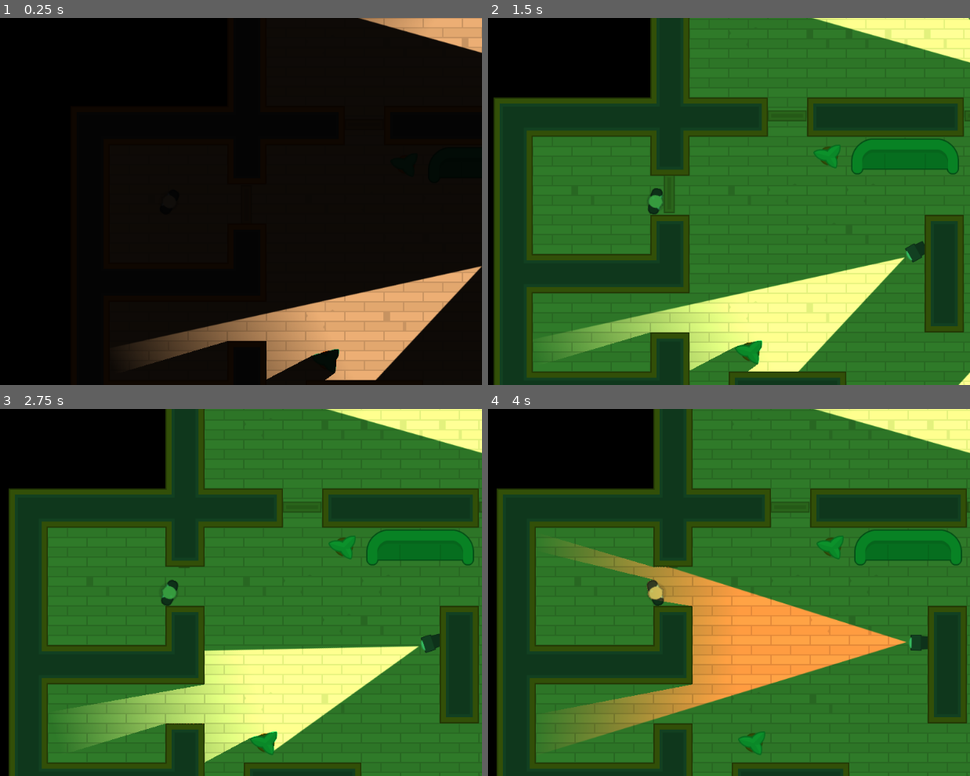
Above: before the commit, frames 1-4 (two rows, left to right).
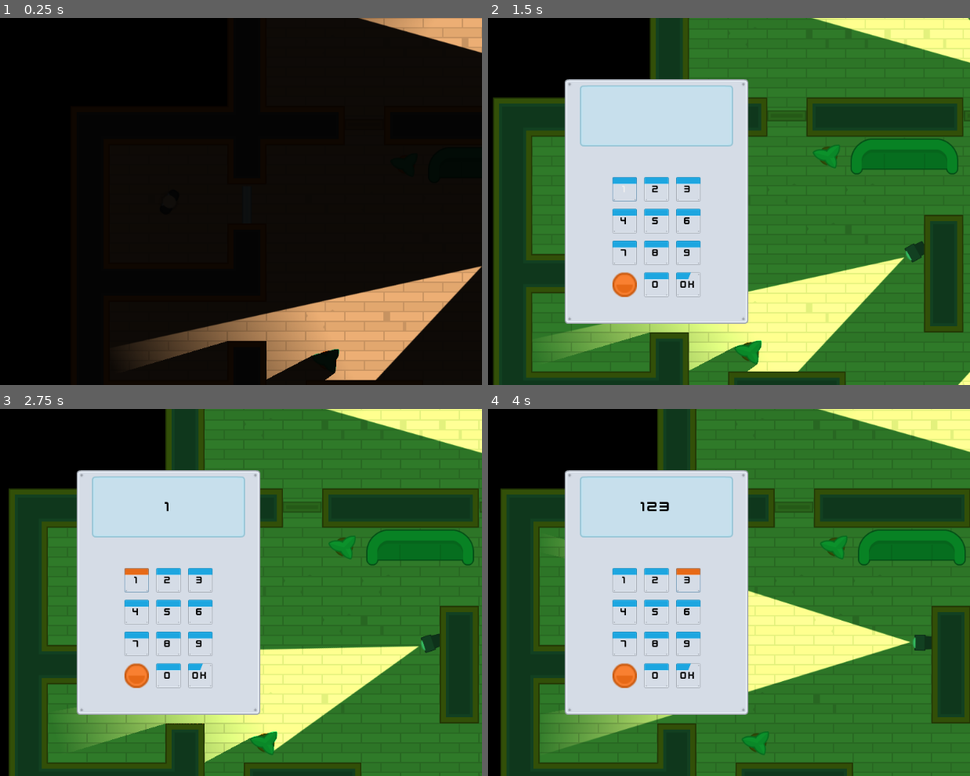
Above: after the commit, the same moments.

Repository: alexandrepeluchi/godot-udemy
Game: Godot game, scene res://Levels/Level1.tscn
The game is run twice, just before and just after one commit, with the same random seed, the same clock (stepped at 60 frames per second) and the same inputs.
Inputs (mouse positions are in pixels of both pictures, inside the frame that each line leads up to):
- Up to frame 1 (0.25 s): no input
- Up to frame 2 (1.5 s): tap Enter at 0.5 s; move the mouse to (854, 124) at 0.52 s; hold D (move_right) 0.53-1.28 s; hold Space (toggle_vision_mode) 0.53-1.28 s; click (854, 124) at 0.67 s; move the mouse to (671, 205) at 1.27 s; hold S (move_down) from 1.28 s (still down); tap Space (toggle_vision_mode) at 1.35 s; click (671, 205) at 1.42 s
- Up to frame 3 (2.75 s): release S (move_down) at 2 s; click (134, 581) at 2 s, where only the run after the commit has a clickable "1"
- Up to frame 4 (4 s): click (656, 581) at 2.75 s, where only the run after the commit has a clickable "2"; click (690, 581) at 3.5 s, where only the run after the commit has a clickable "3"

The runs differ from the first frame. In frame 2, 26% of the frame differs, in the area x 0-100%, y 0-100%; in frame 3, 25%; in frame 4, 36%, in the area x 1-100%, y 0-100%.
Error in both runs: Invalid get index '0' (on base: 'Array'). (res://Characters/NPCs/Guard.gd:26)

Commit message:
Finalização da porta com senha

Diff:
--- a/Heist Meisters/Doors/LockedDoor.gd
+++ b/Heist Meisters/Doors/LockedDoor.gd
@@ -8,3 +8,7 @@
 	if body.collision_layer == 1:
 		can_click = false
 		$CanvasLayer/Numpad.hide()
+
+func _on_Numpad_combination_correct():
+	open()
+	$CanvasLayer/Numpad.hide()
--- a/Heist Meisters/Doors/LockedDoor.tscn
+++ b/Heist Meisters/Doors/LockedDoor.tscn
@@ -12,7 +12,7 @@
 texture = ExtResource( 2 )
 
 [node name="CanvasLayer" type="CanvasLayer" parent="." index="4"]
-offset = Vector2( -150, -200 )
-transform = Transform2D( 1, 0, 0, 1, -150, -200 )
 
 [node name="Numpad" parent="CanvasLayer" index="0" instance=ExtResource( 3 )]
+visible = false
+[connection signal="combination_correct" from="CanvasLayer/Numpad" to="." method="_on_Numpad_combination_correct"]
--- /dev/null
+++ b/Heist Meisters/Interface/Numpad.gd
@@ -0,0 +1,53 @@
+extends Popup
+
+var combination: Array = [0, 4, 5, 1]
+var guess: Array
+
+onready var display = $VBoxContainer/DisplayContainer/Display
+onready var light = $VBoxContainer/ButtonContainer/GridContainer/StatusLight
+
+signal combination_correct
+
+func _ready() -> void:
+	connect_buttons()
+	reset_lock()
+
+func connect_buttons() -> void:
+	for child in $VBoxContainer/ButtonContainer/GridContainer.get_children():
+		if child is Button:
+			child.connect("pressed", self, "Button_pressed", [child.text])
+
+func Button_pressed(button) -> void:
+	if button == "OK":
+		check_guess()
+	else:
+		enter(int(button))
+
+func check_guess() -> void:
+	if guess == combination:
+		$AudioStreamPlayer.stream = load("res://SFX/threeTone1.ogg")
+		$AudioStreamPlayer.play()
+		light.texture = load("res://GFX/Interface/PNG/dotGreen.png")
+		$Timer.start()
+	else:
+		reset_lock()
+
+func enter(button) -> void:
+	$AudioStreamPlayer.stream = load("res://SFX/twoTone1.ogg")
+	$AudioStreamPlayer.play()
+	guess.append(button)
+	update_display()
+
+func update_display() -> void:
+	display.text = PoolStringArray(guess).join("")
+	if guess.size() == combination.size():
+		check_guess()
+
+func reset_lock() -> void:
+	light.texture = load("res://GFX/Interface/PNG/dotRed.png")
+	display.text = ""
+	guess.clear()
+
+func _on_Timer_timeout() -> void:
+	emit_signal("combination_correct")
+	reset_lock()
--- a/Heist Meisters/Interface/Numpad.tscn
+++ b/Heist Meisters/Interface/Numpad.tscn
@@ -11,23 +11,24 @@
 [ext_resource path="res://GFX/Interface/PNG/metalPanel_blueCorner.png" type="Texture" id=9]
 [ext_resource path="res://GFX/Interface/PNG/metalPanel_redCorner.png" type="Texture" id=10]
 [ext_resource path="res://GFX/Interface/Fonts/kenvector_future_thin.ttf" type="DynamicFontData" id=11]
-
-[sub_resource type="DynamicFont" id=3]
+[ext_resource path="res://Interface/Numpad.gd" type="Script" id=12]
+
+[sub_resource type="DynamicFont" id=1]
 size = 18
 font_data = ExtResource( 11 )
 
-[sub_resource type="DynamicFont" id=1]
+[sub_resource type="DynamicFont" id=2]
 size = 24
 font_data = ExtResource( 3 )
 
-[sub_resource type="Theme" id=2]
-default_font = SubResource( 1 )
+[sub_resource type="Theme" id=3]
+default_font = SubResource( 2 )
 Button/colors/font_color = Color( 0, 0, 0, 1 )
 Button/colors/font_color_disabled = Color( 0.9, 0.9, 0.9, 0.2 )
 Button/colors/font_color_hover = Color( 0, 0, 0, 1 )
 Button/colors/font_color_pressed = Color( 0, 0, 0, 1 )
 Button/constants/hseparation = 2
-Button/fonts/font = SubResource( 3 )
+Button/fonts/font = SubResource( 1 )
 Button/styles/disabled = null
 Button/styles/focus = null
 Button/styles/hover = ExtResource( 5 )
@@ -50,7 +51,9 @@
 visible = true
 margin_right = 40.0
 margin_bottom = 40.0
-theme = SubResource( 2 )
+rect_min_size = Vector2( 300, 400 )
+theme = SubResource( 3 )
+script = ExtResource( 12 )
 __meta__ = {
 "_edit_use_anchors_": false
 }
@@ -68,10 +71,7 @@
 [node name="VBoxContainer" type="VBoxContainer" parent="."]
 anchor_right = 1.0
 anchor_bottom = 1.0
-margin_left = 10.0
 margin_top = 10.0
-margin_right = 220.0
-margin_bottom = 74.0
 rect_min_size = Vector2( 280, 380 )
 custom_constants/separation = 50
 __meta__ = {
@@ -79,12 +79,12 @@
 }
 
 [node name="DisplayContainer" type="CenterContainer" parent="VBoxContainer"]
-margin_right = 280.0
+margin_right = 300.0
 margin_bottom = 100.0
 
 [node name="NinePatchRect" type="NinePatchRect" parent="VBoxContainer/DisplayContainer"]
-margin_left = 14.0
-margin_right = 264.0
+margin_left = 25.0
+margin_right = 275.0
 margin_bottom = 100.0
 rect_min_size = Vector2( 250, 100 )
 texture = ExtResource( 1 )
@@ -93,22 +93,24 @@
 patch_margin_right = 4
 patch_margin_bottom = 4
 
-[node name="Label" type="Label" parent="VBoxContainer/DisplayContainer"]
-margin_left = 100.0
+[node name="Display" type="Label" parent="VBoxContainer/DisplayContainer"]
+margin_left = 110.0
 margin_top = 36.0
-margin_right = 180.0
+margin_right = 190.0
 margin_bottom = 63.0
+size_flags_horizontal = 3
 custom_colors/font_color = Color( 0, 0, 0, 1 )
 text = "Test"
+align = 1
 
 [node name="ButtonContainer" type="CenterContainer" parent="VBoxContainer"]
 margin_top = 150.0
-margin_right = 280.0
+margin_right = 300.0
 margin_bottom = 346.0
 
 [node name="GridContainer" type="GridContainer" parent="VBoxContainer/ButtonContainer"]
-margin_left = 68.0
-margin_right = 212.0
+margin_left = 78.0
+margin_right = 222.0
 margin_bottom = 196.0
 custom_constants/vseparation = 12
 custom_constants/hseparation = 12
@@ -205,3 +207,9 @@
 custom_styles/pressed = SubResource( 5 )
 custom_styles/normal = SubResource( 6 )
 text = "Ok"
+
+[node name="AudioStreamPlayer" type="AudioStreamPlayer" parent="."]
+
+[node name="Timer" type="Timer" parent="."]
+one_shot = true
+[connection signal="timeout" from="Timer" to="." method="_on_Timer_timeout"]
--- a/Heist Meisters/Levels/Level1.tscn
+++ b/Heist Meisters/Levels/Level1.tscn
@@ -71,9 +71,9 @@
 position = Vector2( 223.529, 478 )
 
 [node name="Door7" parent="Doors" index="5" instance=ExtResource( 4 )]
-position = Vector2( 30.9968, 609.102 )
+position = Vector2( 674.464, 1121.05 )
 rotation = 1.5708
 
 [node name="LockedDoor" parent="LockedDoors" index="0" instance=ExtResource( 5 )]
-position = Vector2( 672.37, 1119.69 )
+position = Vector2( 31.7312, 610.573 )
 rotation = 1.57102
Not shown: 1 places in Heist Meisters/Interface/Numpad.tscn that only renumber resources
Not shown, changed: Heist Meisters/SFX/threeTone1.ogg.import
Not shown, changed: Heist Meisters/SFX/twoTone1.ogg.import
